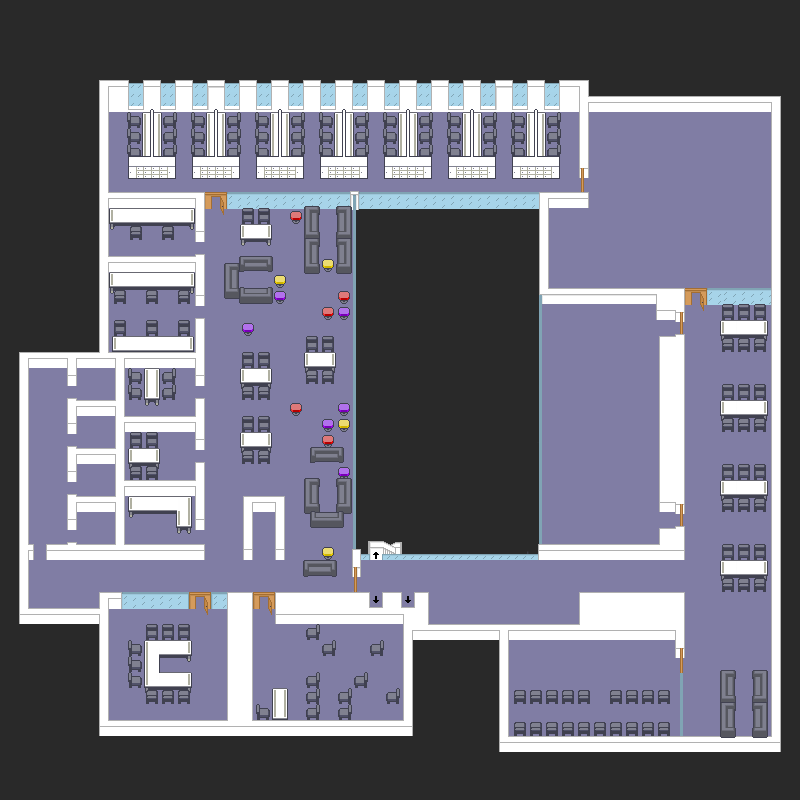
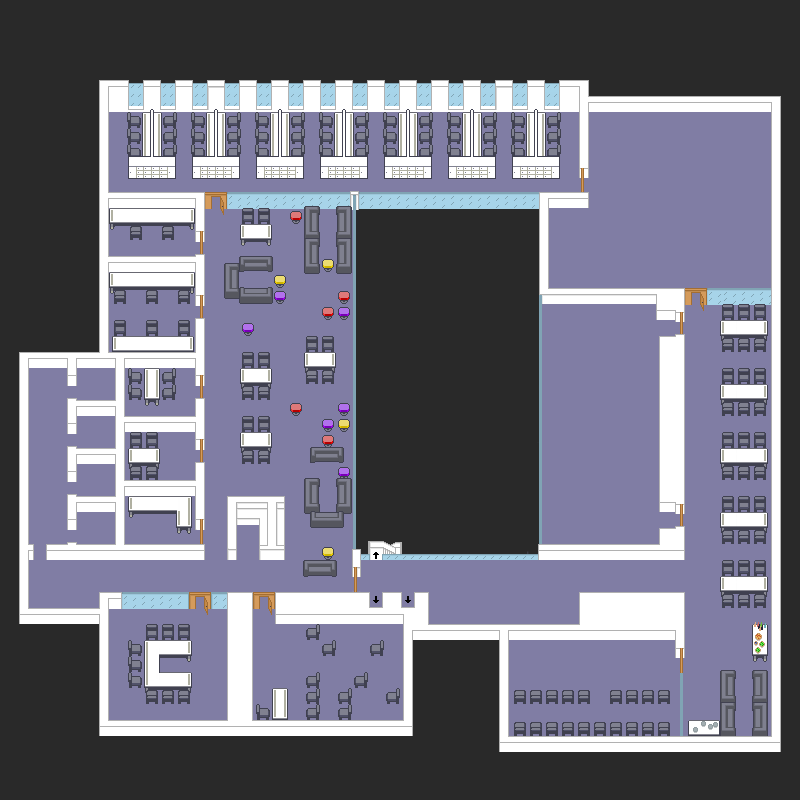
The second 800 × 800 image is a revision of the first. Changes to its layers:
painted on "Front" over [196, 231, 284, 544]
painted on "Chairs" over [688, 368, 768, 738]
painted on "Walls" over [196, 496, 284, 560]
